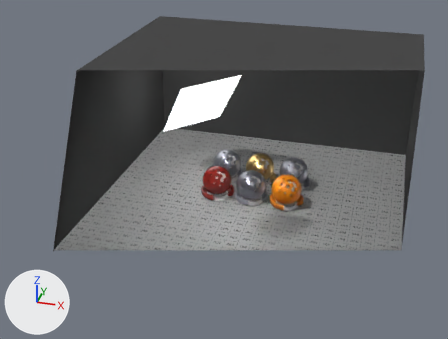
Two versions of the Blender file art/LuxBall/luxball.blend, one commit apart.
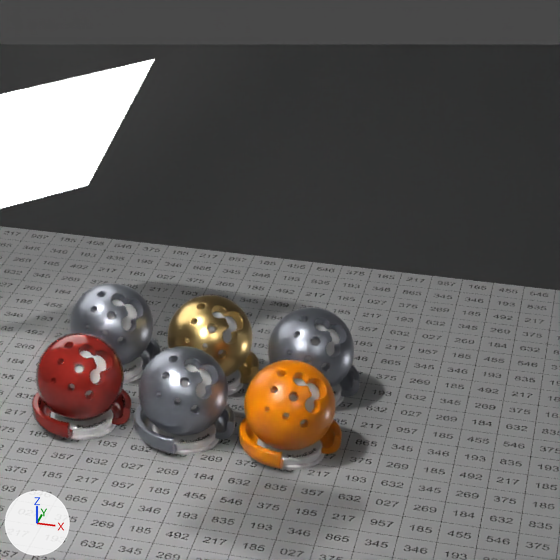
There are two pictures of each version: one whole from a 50 mm camera at (0.405, -1.79, 1.071) aimed at (-0.076, -0.071, 0.143), one close up on the part from 43% to 84% of the width and 16% to 71% of the height. The axes (+X, +Y, +Z) are drawn at lower left. The lights are the same throughout. Everything nearer to the camera than a plane just in front of the edit is cut away.

Script lines for the objects in view, before the commit:
```python
ob_luxball = bpy.data.objects.new('Luxball', me_luxball)
ob_luxball.location = (-0.001, 0.0, 0.06)
ob_luxball.rotation_euler = (0.832, -0.299, 0.528)  # degrees (48, -17, 30)
ob_luxball_001 = bpy.data.objects.new('Luxball.001', me_luxball)
ob_luxball_001.location = (-0.121, 0.0, 0.06)
ob_luxball_001.rotation_euler = (0.832, -0.299, 0.528)  # degrees (48, -17, 30)
ob_luxball_002 = bpy.data.objects.new('Luxball.002', me_luxball)
ob_luxball_002.location = (0.119, 0.0, 0.06)
ob_luxball_002.rotation_euler = (0.832, -0.299, 0.528)  # degrees (48, -17, 30)
ob_luxball_003 = bpy.data.objects.new('Luxball.003', me_luxball)
ob_luxball_003.location = (-0.001, 0.135, 0.06)
ob_luxball_003.rotation_euler = (0.832, -0.299, 0.528)  # degrees (48, -17, 30)
ob_luxball_004 = bpy.data.objects.new('Luxball.004', me_luxball)
ob_luxball_004.location = (0.119, 0.135, 0.06)
ob_luxball_004.rotation_euler = (0.832, -0.299, 0.528)  # degrees (48, -17, 30)
ob_luxball_005 = bpy.data.objects.new('Luxball.005', me_luxball)
ob_luxball_005.location = (-0.121, 0.135, 0.06)
ob_luxball_005.rotation_euler = (0.832, -0.299, 0.528)  # degrees (48, -17, 30)
ob_luxball_ring = bpy.data.objects.new('Luxball ring', me_luxball_ring)
ob_luxball_ring.parent = ob_luxball
ob_luxball_ring.location = (0.501, 0.499, 0.0165)
ob_luxball_ring_004 = bpy.data.objects.new('Luxball ring.004', me_luxball_ring)
ob_luxball_ring_004.parent = ob_luxball_004
ob_luxball_ring_004.location = (0.501, 0.499, 0.0165)
ob_luxball_stand_002 = bpy.data.objects.new('Luxball stand.002', me_luxball_stand)
ob_luxball_stand_002.parent = ob_luxball_002
ob_luxball_stand_002.location = (0.501, 0.499, 0.00611)
# also in view: 'Luxball ring.002' at (0.121, 0.001, 0.016); 'Luxball stand.001' at (-0.119, 0.001, 0.006); 'Floor' at (0.001, 0.001, 0.001); 'Luxball stand' at (0.001, 0.001, 0.006); 'backlight' at (-0.233, 0.197, 0.252)
```
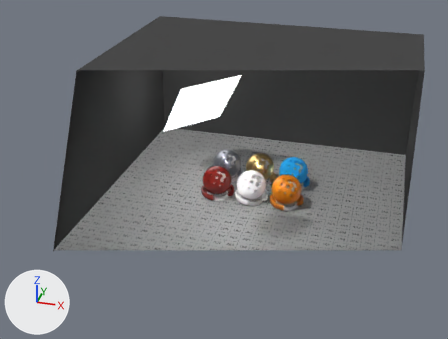
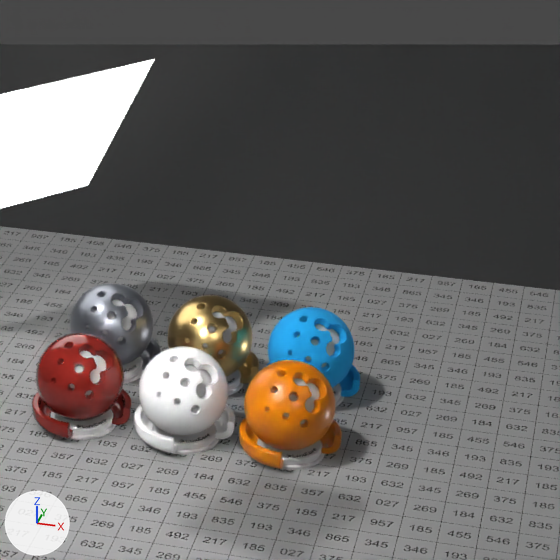
Commit message: luxball with variant mat obj divide to nodes

The edits, one by one:
Material 'luxball.004' (mat_luxball_004) is new.
Its base color is (0.0076, 0.374, 0.806) (blue #15a5e8).
Its roughness is 1.0.
Material 'glass' (mat_glass) is new.
Its base color is (1.0, 1.0, 1.0) (white #ffffff).
Its roughness is 0.0.
me_luxball has 42902 vertices, 42912 faces and spans x -0.0498..0.0498, y -0.0498..0.0498, z -0.0498..0.0495.
me_luxball no longer uses material mat_luxball (grey #888b94).
me_luxball now uses material mat_glass (white #ffffff).
Object 'Luxball ring' (ob_luxball_ring) loses the line: ob_luxball_ring.material_slots[0].link = 'OBJECT'; ob_luxball_ring.material_slots[0].material = mat_luxball  # grey #888b94
Object 'Luxball ring' (ob_luxball_ring) gains the line: ob_luxball_ring.material_slots[0].link = 'OBJECT'; ob_luxball_ring.material_slots[0].material = mat_glass  # white #ffffff
Object 'Luxball.004' (ob_luxball_004) gains the line: ob_luxball_004.material_slots[0].link = 'OBJECT'; ob_luxball_004.material_slots[0].material = mat_luxball_004  # blue #15a5e8
Object 'Luxball ring.004' (ob_luxball_ring_004) loses the line: ob_luxball_ring_004.material_slots[0].link = 'OBJECT'; ob_luxball_ring_004.material_slots[0].material = mat_luxball  # grey #888b94
Object 'Luxball ring.004' (ob_luxball_ring_004) gains the line: ob_luxball_ring_004.material_slots[0].link = 'OBJECT'; ob_luxball_ring_004.material_slots[0].material = mat_luxball_004  # blue #15a5e8
Object 'Luxball.005' (ob_luxball_005) gains the line: ob_luxball_005.material_slots[0].link = 'OBJECT'; ob_luxball_005.material_slots[0].material = mat_luxball  # grey #888b94

Changed parts and their boxes (x1, y1, x2, y2) in the close-ups (560 x 560 px):
'Luxball.002', recoloured
    both: (244, 360, 333, 427)
'Luxball', recoloured (grey to white)
    both: (139, 346, 228, 436)
'Luxball.001', recoloured
    both: (100, 358, 124, 401)
'Luxball.004', recoloured (grey to blue)
    both: (268, 307, 354, 388)
'Luxball.003', recoloured
    both: (168, 326, 252, 377)
'Luxball ring', recoloured (grey to white)
    both: (134, 404, 235, 454)
'Luxball ring.004', recoloured
    both: (265, 362, 360, 397)
